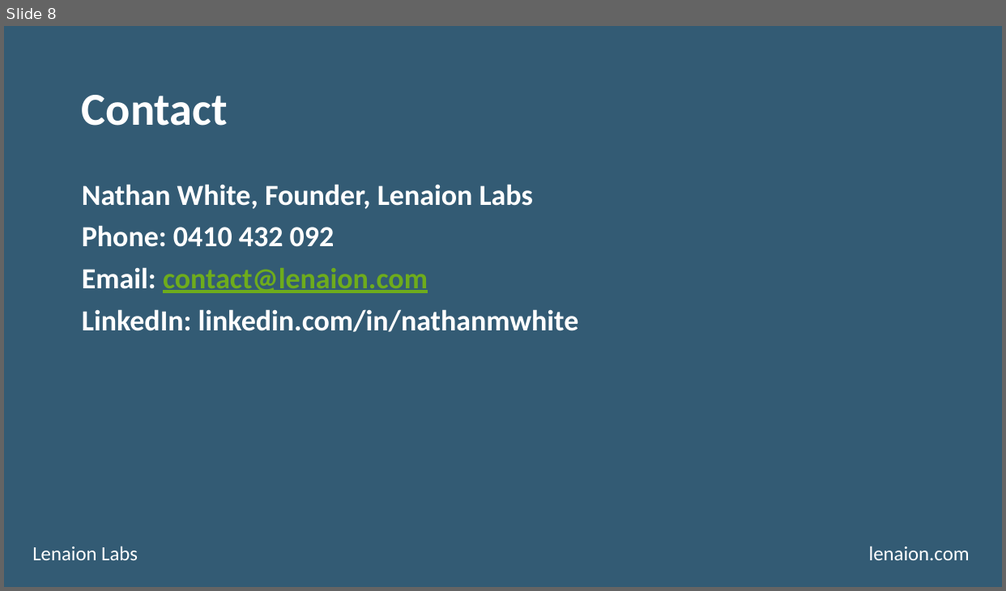
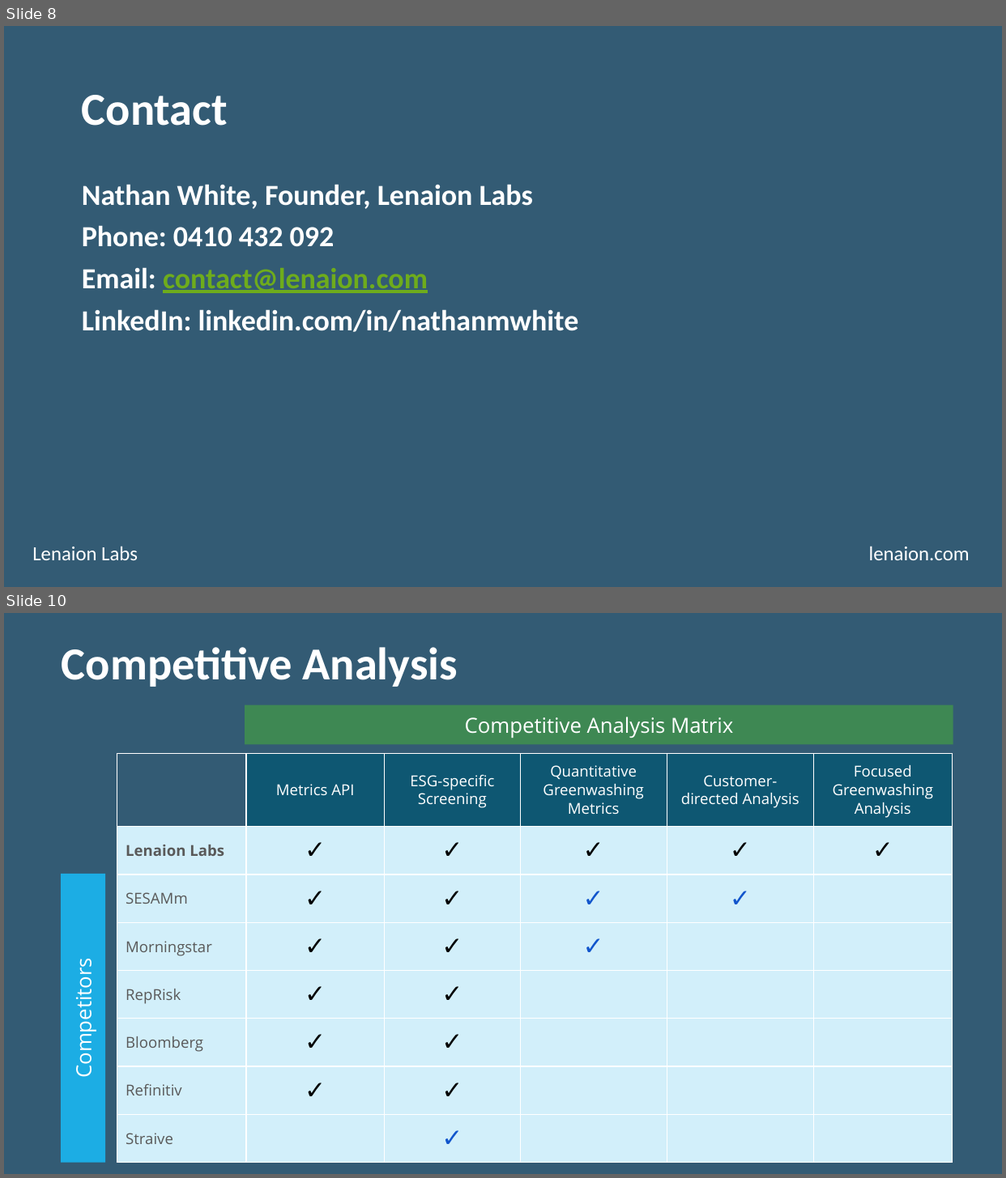
Before and after one commit to nathanmwhite/lenaion, a slide deck: pitch_deck.pptx. Shown one above the other, each under a label of ours: slide 8 before the commit, slides 8 and 10 after it; the slides between them are not shown. The pictures are 1006x591 and 1006x1178 pixels, drawn with LibreOffice and Linux fonts; fonts in the diff are those of the drawing. Boxes give left, top, right and bottom in pixels: in the first picture for what was removed or moved away, otherwise in the second. Text is boxed around its words. In the diff, an @@ line names an element or a change of style, - is before the commit and + after.

```diff
--- a/pitch_deck.pptx
+++ b/pitch_deck.pptx
@@ slide 10 added at (x1=4, y1=613, x2=1002, y2=1174), background #335B74 @@
@@ title added at (x1=62, y1=647, x2=458, y2=687), 36.4 pt, text #FFFFFF, bold @@
+Competitive Analysis
@@ rectangle added at (x1=245, y1=705, x2=953, y2=745), fill #3E8853, 16.5 pt, text #FFFFFF @@
+Competitive Analysis Matrix
@@ table added at (x1=117, y1=754, x2=953, y2=1164), 8 rows, 6 columns @@
+ | Metrics API | ESG-specific Screening | Quantitative Greenwashing Metrics | Customer-directed Analysis | Focused Greenwashing Analysis
+Lenaion Labs | ✓ | ✓ | ✓ | ✓ | ✓
+SESAMm | ✓ | ✓ | ✓ | ✓ | 
+Morningstar | ✓ | ✓ | ✓ |  | 
+RepRisk | ✓ | ✓ |  |  | 
+Bloomberg | ✓ | ✓ |  |  | 
+Refinitiv | ✓ | ✓ |  |  | 
+Straive |  | ✓ |  |  | 
@@ rectangle added at (x1=61, y1=874, x2=105, y2=1163), fill #1CADE4, 16.5 pt, text #FFFFFF @@
+Competitors
@@ page number added at (x1=926, y1=1162, x2=938, y2=1165), 9.9 pt, text #FFFFFF @@
+10
```
Also in this commit, not shown: 5 slides changed, 1 other slide added.
